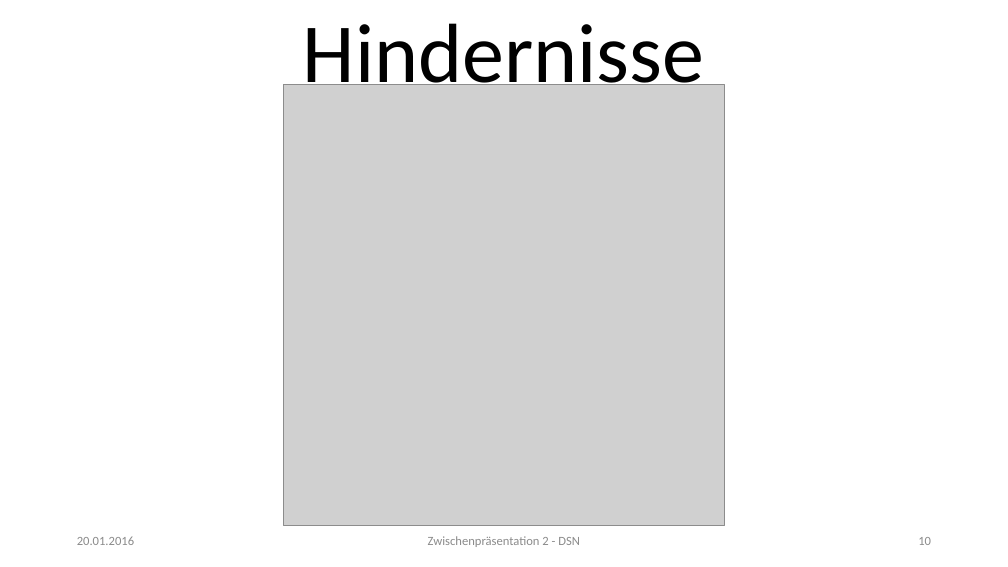
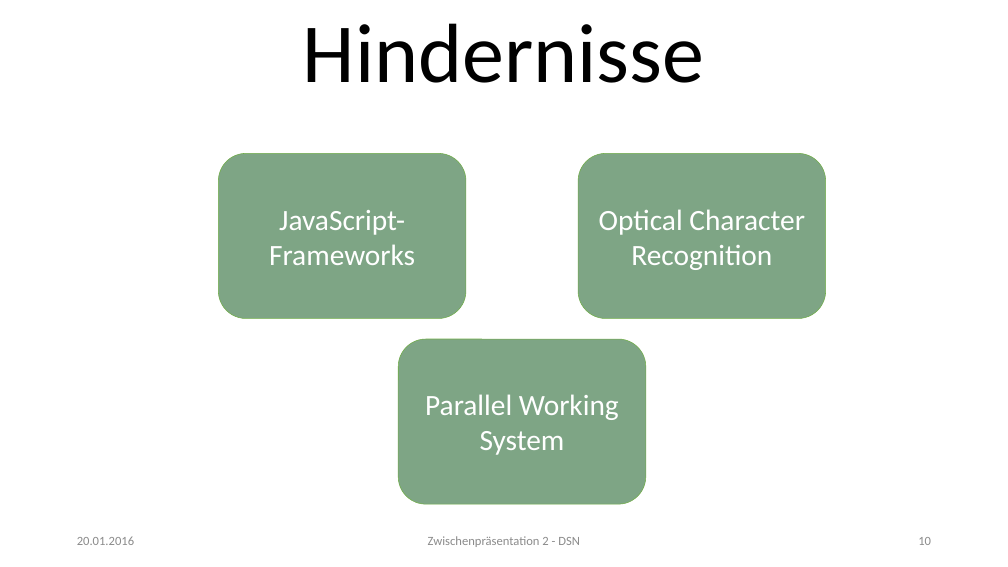
Before and after one commit to nhohenwarter-tgm/digitalschoolnotes, a slide deck: slide 10 of doc/praesentationen/zwischenpraesentation2/zwischenpraesentation.pptx. Drawn at 1008x567 pixels with LibreOffice and Linux fonts; fonts in the diff are those of the drawing; grey boxes stand for pictures. Boxes give left, top, right and bottom in pixels: in the first picture for what was removed or moved away, otherwise in the second. Text is boxed around its words. In the diff, an @@ line names an element or a change of style, - is before the commit and + after.

```diff
--- a/doc/praesentationen/zwischenpraesentation2/zwischenpraesentation.pptx
+++ b/doc/praesentationen/zwischenpraesentation2/zwischenpraesentation.pptx
@@ picture removed at (x1=284, y1=85, x2=724, y2=526) @@
@@ rounded rectangle added at (x1=219, y1=154, x2=466, y2=318), fill #7EA585, outline #70AD47 0.5 pt, 28 pt, text #FFFFFF @@
+JavaScript-Frameworks
@@ rounded rectangle added at (x1=578, y1=154, x2=826, y2=318), fill #7EA585, outline #70AD47 0.5 pt, 28 pt, text #FFFFFF @@
+Optical Character Recognition
@@ rounded rectangle added at (x1=399, y1=339, x2=646, y2=504), fill #7EA585, outline #70AD47 0.5 pt, 28 pt, text #FFFFFF @@
+Parallel Working System
```
Also in this commit, not shown: 1 other file.
